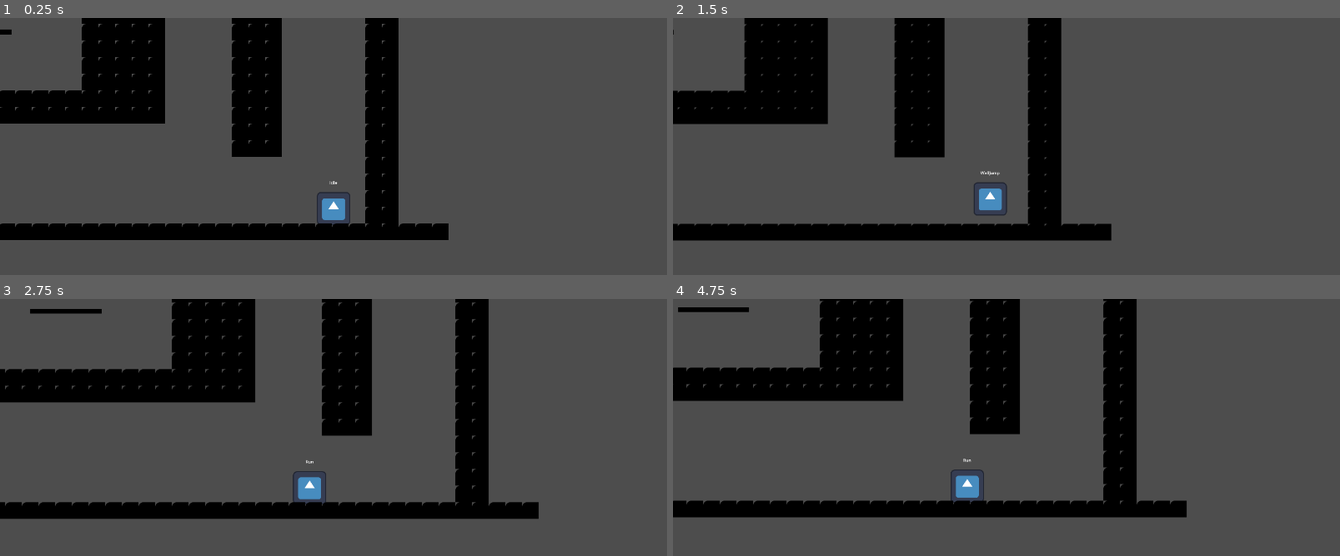
Above: before the commit, frames 1-4 (two rows, left to right).
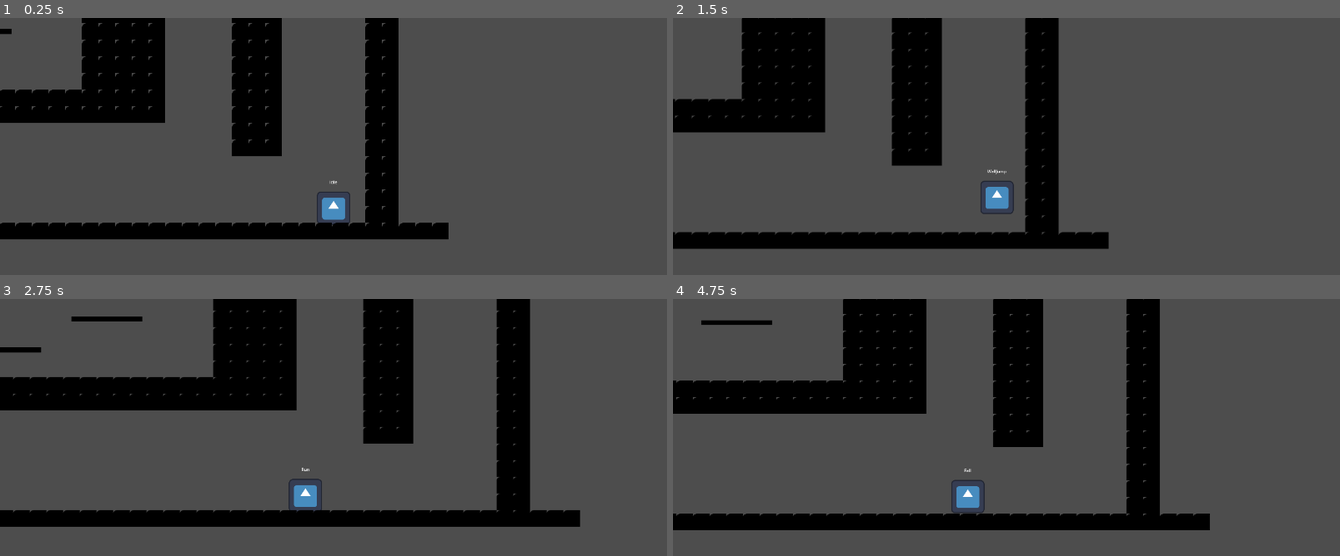
Above: after the commit, the same moments.

Repository: X3N0Xeno/-GameName-
Game: Godot game, scene res://node_2d.tscn
Same seed, same stepped clock (60 frames per second), same inputs: the game is played once before the commit and once after it. The engine's default icon, where the game draws it, is replaced by a stand-in: a white triangle on a blue panel in a dark square.
Inputs:
- Up to frame 1 (0.25 s): no input
- Up to frame 2 (1.5 s): hold D (mov_right) from 0.53 s (still down); tap C (dash) at 0.6 s; tap Space (jump) at 0.77, 0.8, 1.07, 1.35 s
- Up to frame 3 (2.75 s): tap Space (jump) at 1.52, 1.82, 2.3 s; tap C (dash) at 1.55, 2.1 s; release D (mov_right) at 2.03 s; hold A (mov_left) from 2.03 s (still down)
- Up to frame 4 (4.75 s): release A (mov_left) at 2.78 s; hold D (mov_right) 2.78-4.28 s; tap C (dash) at 2.85, 4.35 s; tap Space (jump) at 3.02, 3.32, 3.6, 3.77, 4.07, 4.52 s; hold A (mov_left) from 4.28 s (still down)

The runs differ from the first frame. In frame 1, 0.9% of the frame differs, in the area x 0-68%, y 1-87%; in frame 2, 8.4%; in frame 3, 28%, in the area x 0-87%, y 0-89%; in frame 4, 24%.

Commit message:
Better Wall Jump, State Refactor and Player Movement Stats Balancing
Refactored all states to be cleaner and more independent.

This lessens state mismatch errors [happens when one state transitions to another state which transitions to another state on the same frame]

Made the wall jump and slide better and feel more nicer.
Separated walljumpforce [wallForce] to wallForceX and wallForceY

Changed gravity, jump distance, friction and more

Removed Herobrine

Diff:
--- a/entity/player/player.gd
+++ b/entity/player/player.gd
@@ -22,11 +22,14 @@
 
 @export_category("Wall Jump Stats")
 @export var wallGravity : float
-@export var wallForce : float
+@export var wallForceY : float
+@export var wallForceX : float
 @export var wallCoyote : float
 @export var wallCoyoteTimer : float
 @export var wallJumpLock : float
 @export var wallJumpLockTime : float
+var wall_jump_grace_timer := 0.0
+@export var WALL_JUMP_GRACE_TIME := 0.15
 
 @onready var FSM : StateMachine = $FSM
 @onready var StateLabel : Label = $DebugState
@@ -43,11 +46,18 @@
 ##Testing
 var max_velx : float = 0.0
 
+
 func _physics_process(delta: float) -> void:
-	if velocity.x > 0:
-		facing_dir = 1;
-	elif velocity.x < 0:
+	if is_on_wall():
+		wall_jump_grace_timer = WALL_JUMP_GRACE_TIME
+	else:
+		wall_jump_grace_timer = max(0, wall_jump_grace_timer - delta)
+
+
+	if Input.is_action_just_pressed("mov_left"):
 		facing_dir = -1
+	elif Input.is_action_just_pressed("mov_right"):
+		facing_dir = 1
 	#print("PLAYER SCRIPT DEBUG: ", canCoyote)
 	#print("PLAYER SCRIPT DEBUG: ", last_dir)
 	#print("PLAYER SCRIPT DEBUG: ", velocity.y)
--- a/entity/player/player.tscn
+++ b/entity/player/player.tscn
@@ -16,19 +16,19 @@
 
 [node name="Player" type="CharacterBody2D"]
 script = ExtResource("1_e6ar1")
-GRAVITY = 1000.0
-MAX_FALL_SPEED = 1000.0
+GRAVITY = 1500.0
+MAX_FALL_SPEED = 1500.0
 SPEED = 500.0
-JUMP_DIST = 700.0
+JUMP_DIST = 800.0
 ACCELERATION = 300.0
-FRICTION = 100.0
-hasDoubJump = true
+FRICTION = 200.0
 hasDash = true
 hasWallJump = true
 dashDist = 300.0
 dashDur = 0.2
-wallGravity = 300.0
-wallForce = 500.0
+wallGravity = 500.0
+wallForceY = 800.0
+wallForceX = 500.0
 
 [node name="DebugState" type="Label" parent="."]
 offset_left = -64.0
--- a/systems/FSM/Movement/dash.gd
+++ b/systems/FSM/Movement/dash.gd
@@ -15,26 +15,17 @@
 	player.justDashed = true
 
 func updateState(delta : float):
+	##State Implementation
 	dash_timer -= delta
 	#dash_speed = player.dashDist / player.dashDur
 	player.velocity.x = player.last_dir * dash_speed
 	player.velocity.y = 0
 
+	##State Transitions
 	var traveled = player.global_position.distance_to(dash_start)
 	if traveled >= player.dashDist or dash_timer <= 0.0:
 		if player.is_on_floor():
 			transition.emit(self, "Idle")
 		else:
 			transition.emit(self, "Fall")
-	#elif Input.is_action_just_pressed("dash") and player.justDashed == false and player.hasDash:
-		##transition.emit(self, "Dash")
-		#print("?????")
-
-	#if dash_timer <= 0.0:
-		##Handle Fall and Idle
-		#if player.is_on_floor():
-			#transition.emit(self, "Idle")
-		#else :
-			##player.velocity.y > 1
-			#transition.emit(self, "Fall")
 	player.move_and_slide()
--- a/systems/FSM/Movement/fall.gd
+++ b/systems/FSM/Movement/fall.gd
@@ -10,25 +10,34 @@
 	coyoteTimer.start()
 
 func updateState(_delta : float):
-	if Input.is_action_pressed("mov_left") or Input.is_action_pressed("mov_right"):
-		transition.emit(self, "Run")
-	elif Input.is_action_just_pressed("dash") and player.justDashed == false and player.hasDash:
-		transition.emit(self, "Dash")
+	##State Implementation
+	#Movement whilst falling
+	if player.direction:
+		player.velocity.x = move_toward(player.velocity.x, player.direction * player.SPEED, player.ACCELERATION)
 
+	##State Transitions
+	#Ground
 	if player.is_on_floor():
-		#Reinitialize variables to default when player touches ground
-		transition.emit(self, "Idle")
+		if player.direction:
+			transition.emit(self, "Run")
+		else:
+			#Reinitialize variables to default when player touches ground
+			transition.emit(self, "Idle")
+
+	#Air
 	else:
-		#if Input.is_action_just_pressed("jump") and player.canCoyote:
-			#transition.emit(self, "Jump")
 		#Implement double jump
 		if Input.is_action_just_pressed("jump") and player.hasDoubJump and player.jump_ctr <= 1:
-			#print("Player State Fall: double jumped")
+			print("In Fall State: Double Jump")
 			player.jump_ctr+=1 #Prevents infinite jumping
 			transition.emit(self, "Jump")
 
+	#Dash
+	if Input.is_action_just_pressed("dash") and player.justDashed == false and player.hasDash:
+		transition.emit(self, "Dash")
+
+	#WallSlide
 	if player.is_on_wall():
-		#print("State Fall: Player is on wall")
 		transition.emit(self, "WallSlide")
 	player.move_and_slide()
 
--- a/systems/FSM/Movement/idle.gd
+++ b/systems/FSM/Movement/idle.gd
@@ -10,20 +10,22 @@
 	player.justDashed = false
 
 func updateState(_delta : float):
-	#Transition to Run State when left or right button pressed
-	if Input.is_action_pressed("mov_left") or Input.is_action_pressed("mov_right"):
+	#When Player is on ground...
+	if player.is_on_floor():
+		#Transition to RUN STATE when left or right button pressed
+		if Input.is_action_pressed("mov_left") or Input.is_action_pressed("mov_right"):
 
 		#Back in our FSM script, the change_state function needs two arguments:
 		#old_state and new_state_name. It is called when the transition signal gets emitted
 		#old_state is this state (Idle) which is placed as self
 		#and new_state_name, which is the name of the state you want to transition to
-		transition.emit(self, "Run")
+			transition.emit(self, "Run")
 
-	# Handle jump.
-	elif player.is_on_floor():
-		if Input.is_action_just_pressed("jump"):
+		#Transition to JUMP STATE when jump button pressed
+		elif Input.is_action_just_pressed("jump"):
 			transition.emit(self, "Jump")
-		#Handle dash.
+
+		#Transition to DASH STATE when jump button pressed
 		elif Input.is_action_just_pressed("dash") and player.justDashed == false and player.hasDash:
 			transition.emit(self, "Dash")
 	player.move_and_slide()
--- a/systems/FSM/Movement/jump.gd
+++ b/systems/FSM/Movement/jump.gd
@@ -2,34 +2,44 @@
 class_name StateJump
 
 @export var player : Player
+var can_double_jump := false
 
 func enterState():
-	#player.velocity.y = sqrt(2 * player.get_gravity().y * player.JUMP_DIST)
 	player.isFalling = false
 	player.velocity.y = player.JUMP_DIST * -1
 	player.jump_ctr += 1
 	player.canCoyote = false
 
+	# Add a delay before allowing double jump
+	await get_tree().create_timer(0.1).timeout
+	can_double_jump = true
+
 func updateState(_delta : float):
+	##State Implementation
 	#Variable jump height
 	if Input.is_action_just_released("jump") and player.velocity.y < 0:
-		player.velocity.y *= 0.3
-	elif Input.is_action_just_pressed("dash") and player.justDashed == false and player.hasDash:
+		player.velocity.y *= 0.2
+
+	#Ceiling Bump
+	if player.is_on_ceiling():
+		player.velocity.y = 1
+
+	#Movement
+	if player.direction:
+		player.velocity.x = move_toward(player.velocity.x, player.direction * player.SPEED, player.ACCELERATION)
+
+	##State Transitions
+	#Dash
+	if Input.is_action_just_pressed("dash") and player.justDashed == false and player.hasDash:
 		transition.emit(self, "Dash")
 
-	if Input.is_action_just_pressed("jump") and player.hasDoubJump and player.jump_ctr < 2:
-		transition.emit(self, "jump")
+	#Double Jump
+	if can_double_jump and Input.is_action_just_pressed("jump") and player.hasDoubJump and player.jump_ctr < 2:
+		print("In Jump State: Double Jump")
+		transition.emit(self, "Jump")
 
-	if player.is_on_ceiling():
-			player.velocity.y = 1
-
-	if player.velocity.y > 0 and !player.is_on_floor():
+	#Fall
+	if player.velocity.y > 0 and not player.is_on_floor():
 		transition.emit(self, "Fall")
-	elif Input.is_action_just_pressed("mov_left") or Input.is_action_just_pressed("mov_right"):
-		transition.emit(self, "Run")
-
-	if player.is_on_wall():
-		#print("State Jump: Player is on wall")
-		transition.emit(self, "WallSlide")
 
 	player.move_and_slide()
--- a/systems/FSM/Movement/run.gd
+++ b/systems/FSM/Movement/run.gd
@@ -5,40 +5,41 @@
 
 func enterState():
 
-	#player.isFalling = false
+	player.isFalling = false
 	pass
 
 func updateState(_delta : float):
-	# Get the input direction and handle the movement/deceleration.
-	# As good practice, you should replace UI actions with custom gameplay actions.
+	##State Implementation
+	#Movement
 	if player.direction:
 		player.velocity.x = move_toward(player.velocity.x, player.direction * player.SPEED, player.ACCELERATION)
-		#direction * player.SPEED
-	else:
-		if player.velocity.y > 1:
-			transition.emit(self, "Fall")
 
+	##State Transitions
+	#Ground
 	if player.is_on_floor():
 		player.justDashed = false
-		if player.velocity.length() <= .1 and not (Input.is_action_pressed("mov_left") or Input.is_action_pressed("mov_right")):
+
+		#Idle
+		if player.velocity.length() <= .1 and not player.direction:
 			transition.emit(self, "Idle")
-	else:
-		player.isFalling = true
-	if player.is_on_wall():
-		#print("State Run: Player is on wall")
-		transition.emit(self, "WallSlide")
-	if Input.is_action_just_pressed("jump"):
-		if player.is_on_floor():
+
+		#Jump
+		elif Input.is_action_just_pressed("jump"):
 			player.jump_ctr = 0
 			transition.emit(self, "Jump")
 
-		#Implement double jump
-		elif player.hasDoubJump and player.jump_ctr <= 1:
-			player.jump_ctr+=1 #Prevents infinite jumping
-			transition.emit(self, "Jump")
+		#Dash
+		elif Input.is_action_just_pressed("dash") and player.justDashed == false and player.hasDash:
+			transition.emit(self, "Dash")
+	#Air - Fall
+	else:
+		if player.velocity.y > 1 and not player.direction:
+			player.isFalling = true
+			transition.emit(self, "Fall")
 
-	elif Input.is_action_just_pressed("dash") and player.justDashed == false and player.hasDash:
-		transition.emit(self, "Dash")
-
+	#WallSlide
+	if player.is_on_wall() and not player.is_on_floor():
+		#print("State Run: Player is on wall")
+		transition.emit(self, "WallSlide")
 
 	player.move_and_slide()
--- a/systems/FSM/Movement/wall_jump.gd
+++ b/systems/FSM/Movement/wall_jump.gd
@@ -1,15 +1,8 @@
 extends State
 class_name StateWallJump
 
-@export var player : CharacterBody2D
+@export var player : Player
 var dir : int = 1
-
-#fix wall jump
-#make it so you can walljump up on 1 wall
-#fix errors in transitions wallslide-run and many others caused by leaning on a wall
-#fix jump errors
-#change gravity and wall force
-#maybe add a separate thing for upwards velocity jump
 
 func enterState():
 	if player.is_on_wall():
@@ -17,26 +10,41 @@
 	else:
 		dir = player.facing_dir
 	player.isFalling = false
-	player.velocity.y = player.wallForce * -1
+	player.velocity.y = player.wallForceY * -1
+
 	player.jump_ctr += 1
 	player.canCoyote = false
 
 func updateState(_delta : float):
-	player.velocity.x = player.wallForce*1.5 * dir
-	if Input.is_action_just_released("jump") and player.velocity.y < 0:
+	##State Implementation
+	#Movement x
+	player.velocity.x = player.wallForceX * 1.5 * dir
+
+	#Movement [Directional]
+	if player.direction:
+		player.velocity.x = move_toward(player.velocity.x, player.direction * player.SPEED, player.ACCELERATION)
+
+	#Variable Jump Height
+	if (Input.is_action_just_released("jump") and player.velocity.y < 0):
 		player.velocity.y *= 0.3
-	elif Input.is_action_just_pressed("dash") and player.justDashed == false and player.hasDash:
+
+	#Ceiling Bump
+	if player.is_on_ceiling():
+		player.velocity.y = 1
+
+	##State Transitions
+
+	#Dash
+	if Input.is_action_just_pressed("dash") and player.justDashed == false and player.hasDash:
+		player.last_dir *= -1
 		transition.emit(self, "Dash")
 
+	#Double Jump
 	if Input.is_action_just_pressed("jump") and player.hasDoubJump and player.jump_ctr < 2:
+		print("In Wall Jump State: Double Jump")
 		transition.emit(self, "jump")
 
-	if player.is_on_ceiling():
-			player.velocity.y = 1
-
+	#Fall
 	if player.velocity.y > 0 and !player.is_on_floor():
 		transition.emit(self, "Fall")
-	elif Input.is_action_just_pressed("mov_left") or Input.is_action_just_pressed("mov_right") and not player.is_on_wall():
-		transition.emit(self, "Run")
-
 	player.move_and_slide()
--- a/systems/FSM/Movement/wall_slide.gd
+++ b/systems/FSM/Movement/wall_slide.gd
@@ -1,23 +1,36 @@
 extends State
 class_name StateWallSlide
 
-@export var player : CharacterBody2D
+@export var player : Player
 
 func enterState():
-	pass
+	player.isFalling = false
+	player.jump_ctr = 0
+	player.canCoyote = true
+	player.justDashed = false
 
 func updateState(_delta : float):
+	##State Implementation
 	player.velocity.y = player.wallGravity
 
-	if Input.is_action_pressed("mov_left") or Input.is_action_pressed("mov_right") and not player.is_on_wall():
-		transition.emit(self, "Run")
+	##State Transitions
 
+	#Ground
+	if player.is_on_floor():
+		if not player.is_on_wall():
+			transition.emit(self, "Idle")
+
+	#Transition to Fall when player presses the direction opposite of the wall
+	var wall_normal = player.get_wall_normal()
+	if wall_normal != Vector2.ZERO:
+		# Wall on left means normal.x = 1, so pressing right (dir = 1) is away
+		if player.direction != 0 and sign(player.direction) == sign(wall_normal.x):
+			transition.emit(self, "Fall")
+
+	#If player is on a wall then...
 	if Input.is_action_just_pressed("jump"):
 		transition.emit(self, "WallJump")
-	#elif Input.is_action_just_pressed("dash") and player.justDashed == false and player.hasDash:
-		#transition.emit(self, "Dash")
-
-	if player.is_on_floor() and not player.is_on_wall():
-		transition.emit(self, "Idle")
+	elif Input.is_action_just_pressed("dash") and player.justDashed == false and player.hasDash:
+		transition.emit(self, "Dash")
 
 	player.move_and_slide()
